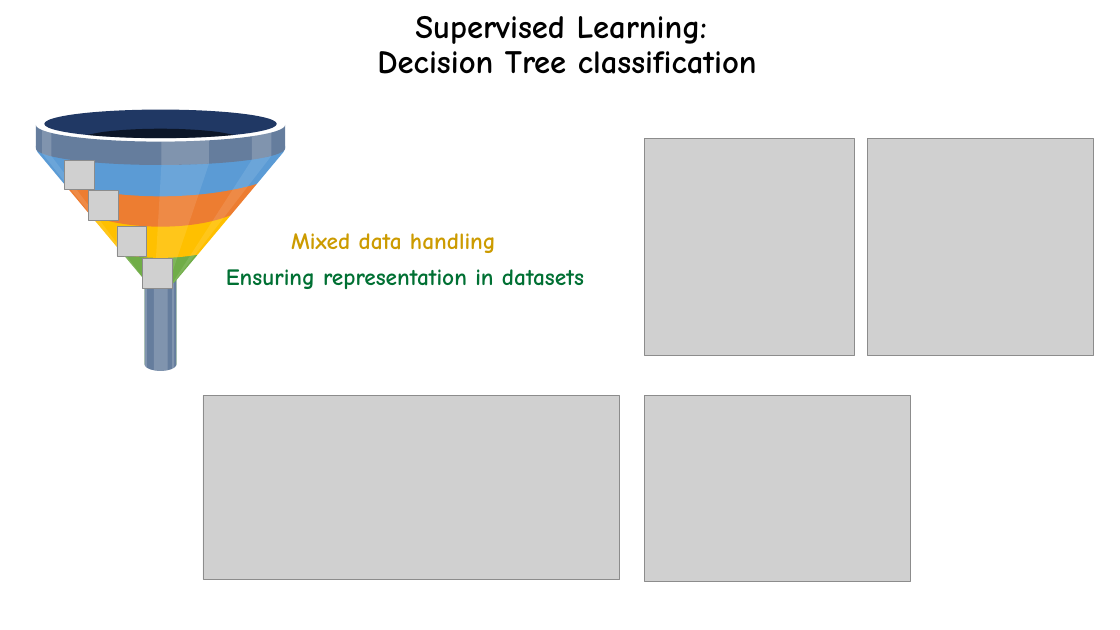
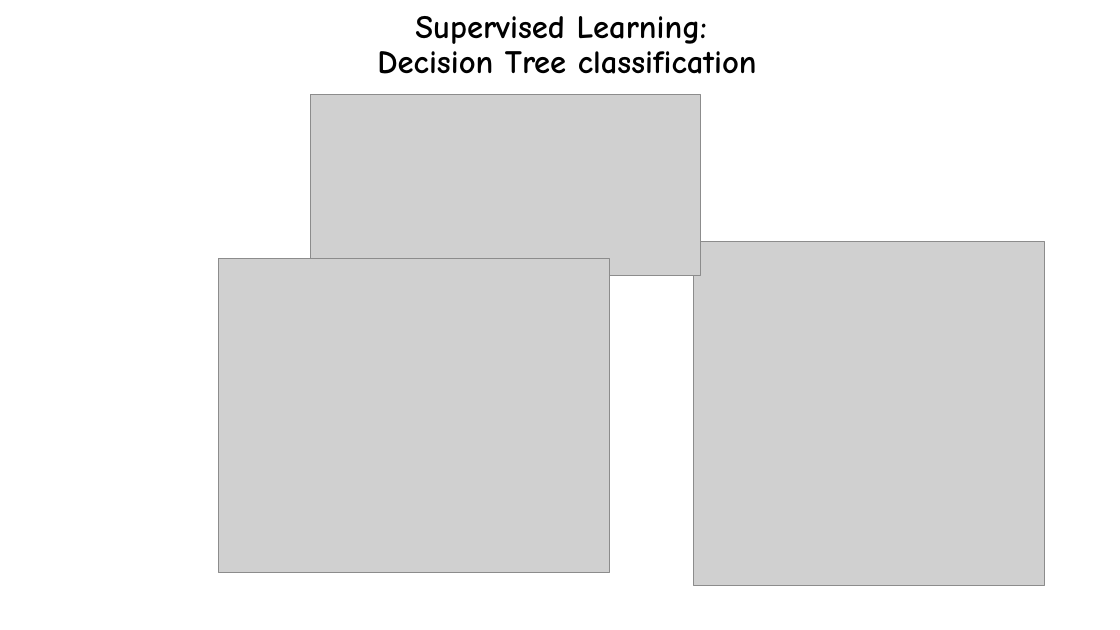
Before and after one commit to dinaomidvartehrani/Adult-Census-Income-Analysis, a slide deck: slide 6 of Presentation.pptx. Drawn at 1120x630 pixels with LibreOffice and Linux fonts; fonts in the diff are those of the drawing; grey boxes stand for pictures; background and template pictures are left out. Boxes give left, top, right and bottom in pixels: in the first picture for what was removed or moved away, otherwise in the second. Text is boxed around its words. In the diff, an @@ line names an element or a change of style, - is before the commit and + after.

```diff
--- a/Presentation.pptx
+++ b/Presentation.pptx
@@ picture added at (x1=311, y1=95, x2=701, y2=276) @@
@@ picture removed at (x1=645, y1=139, x2=855, y2=356) @@
@@ picture removed at (x1=868, y1=139, x2=1094, y2=356) @@
@@ group removed at (x1=36, y1=109, x2=286, y2=371): 16 freeform shapes, 4 pictures, 1 rectangle, 1 ellipse @@
@@ text removed at (x1=291, y1=233, x2=496, y2=253) @@
-Mixed data handling
@@ picture resized from (x1=203, y1=396, x2=620, y2=580) to (x1=218, y1=259, x2=610, y2=573) @@
@@ text removed at (x1=226, y1=269, x2=584, y2=289) @@
-Ensuring representation in datasets
@@ picture added at (x1=693, y1=241, x2=1044, y2=585) @@
@@ picture removed at (x1=645, y1=396, x2=911, y2=582) @@
```
Also in this commit, not shown: 5 other slides changed.
